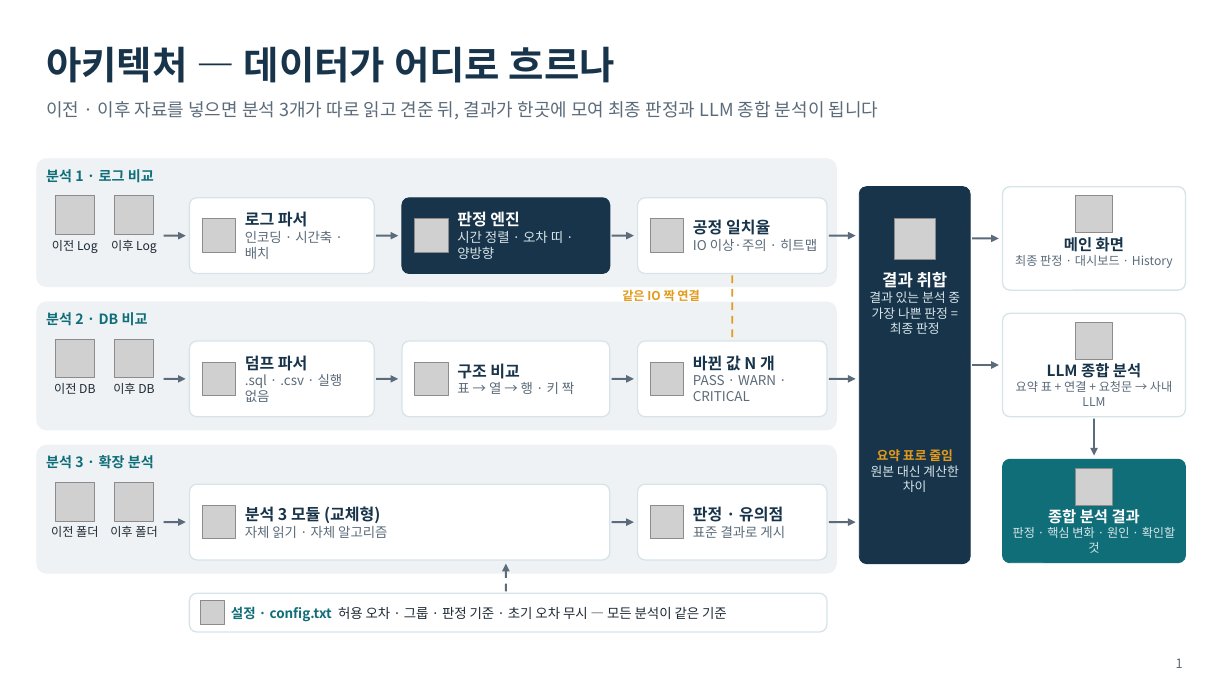
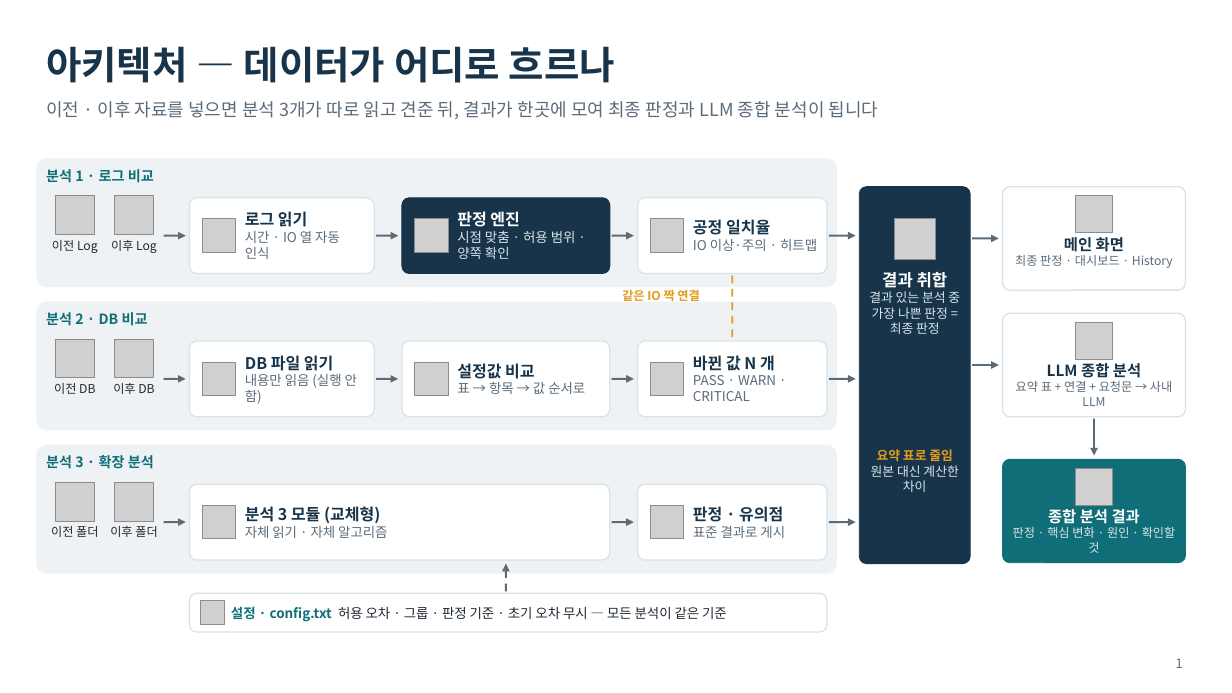
Before and after one commit to sssfffd/rookie2, a slide deck: slide 1 of docs/presentation/LogScope-아키텍처-기술.pptx. Drawn at 1232x693 pixels with LibreOffice and Linux fonts; fonts in the diff are those of the drawing; grey boxes stand for pictures; background and template pictures are left out. Boxes give left, top, right and bottom in pixels: in the first picture for what was removed or moved away, otherwise in the second. Text is boxed around its words. In the diff, an @@ line names an element or a change of style, - is before the commit and + after.

```diff
--- a/docs/presentation/LogScope-아키텍처-기술.pptx
+++ b/docs/presentation/LogScope-아키텍처-기술.pptx
@@ text at <box>245,211,340,259</box>: text changed @@
-로그 파서
-인코딩 · 시간축 · 배치
+로그 읽기
+시간 · IO 열 자동 인식
@@ text at <box>457,231,576,259</box>: text changed @@
-시간 정렬 · 오차 띠 · 양방향
+시점 맞춤 · 허용 범위 · 양쪽 확인
@@ text at <box>245,355,357,404</box>: text changed @@
-덤프 파서
-.sql · .csv · 실행 없음
+DB 파일 읽기
+내용만 읽음 (실행 안 함)
@@ text at <box>457,363,585,394</box>: text changed @@
-구조 비교
-표 → 열 → 행 · 키 짝
+설정값 비교
+표 → 항목 → 값 순서로
```
Also in this commit, not shown: 1 other slide changed, 3 other files.
